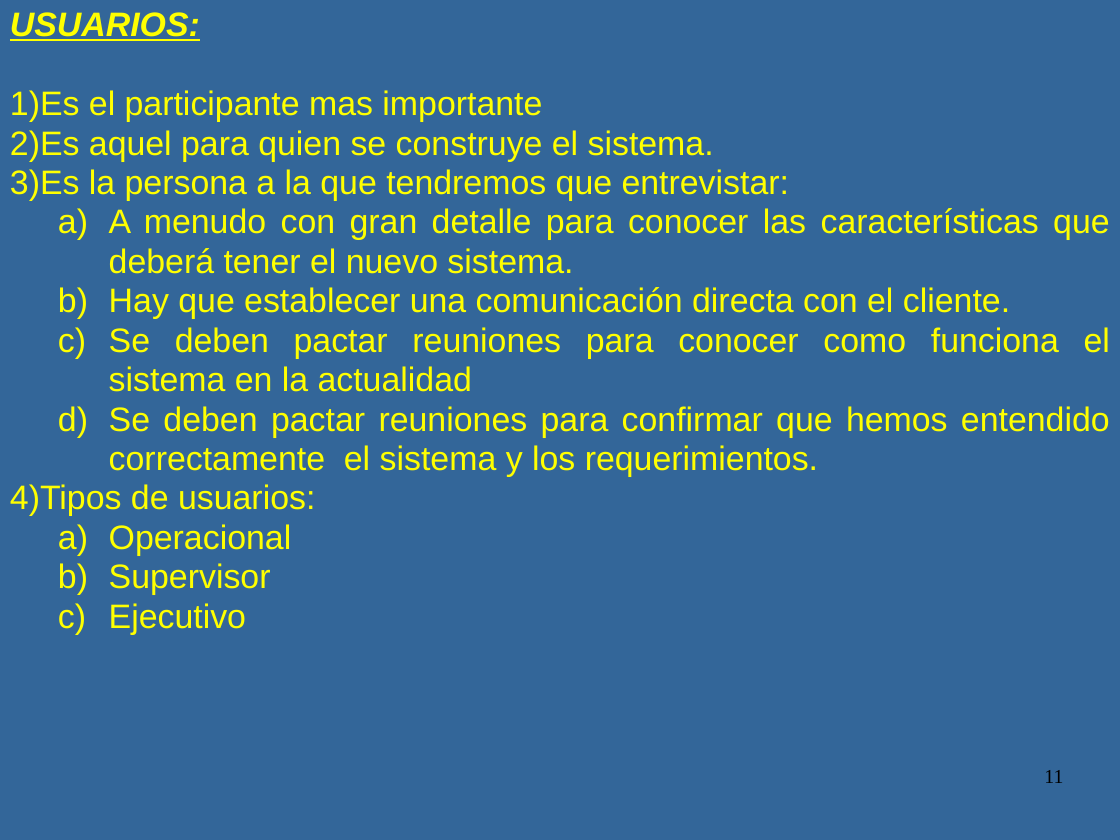
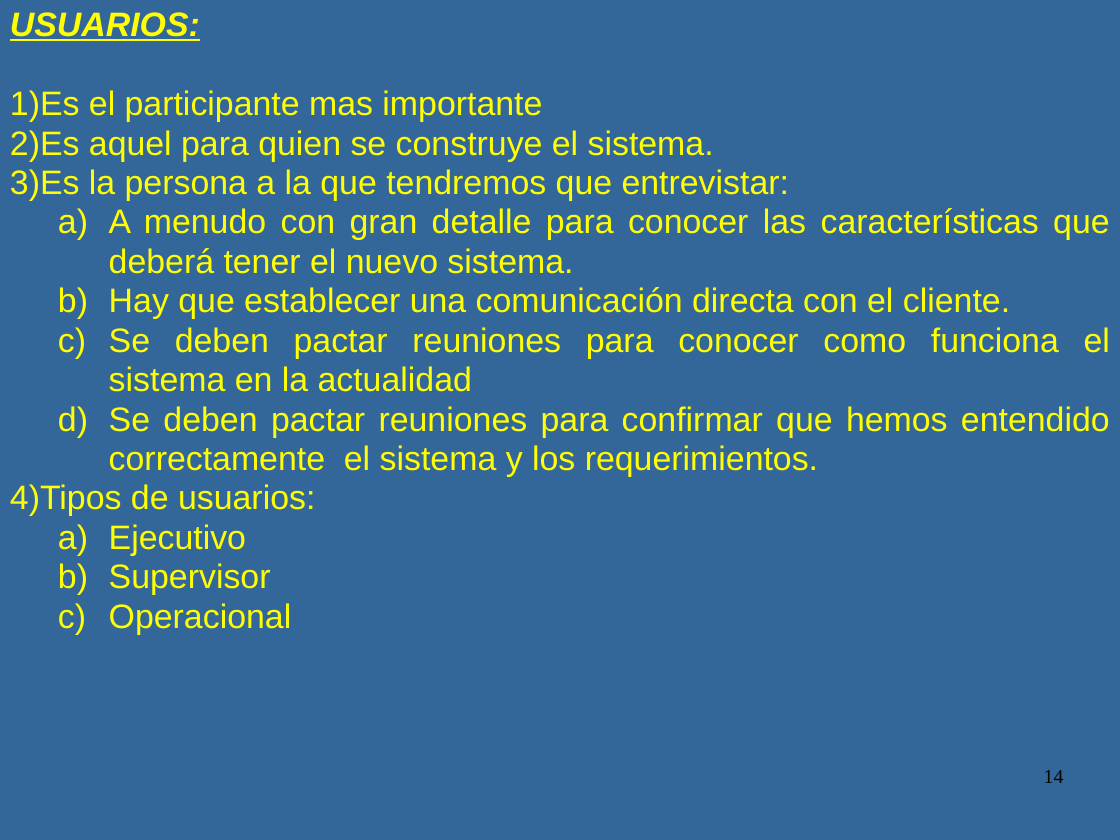
Before and after one commit to luismagarinos/Material-de-estudio-2023---MOO, a slide deck: slide 14 of Metodologia de Sistemas 2023.ppt (slide 11 before the commit). Drawn at 1120x840 pixels with LibreOffice and Linux fonts; fonts in the diff are those of the drawing. Boxes give left, top, right and bottom in pixels: in the first picture for what was removed or moved away, otherwise in the second. Text is boxed around its words. In the diff, an @@ line names an element or a change of style, - is before the commit and + after.

```diff
--- a/Metodologia de Sistemas 2023.ppt
+++ b/Metodologia de Sistemas 2023.ppt
@@ text at [109, 524, 271, 595]: paragraphs added @@
+  a) Ejecutivo
+  b) Supervisor
@@ text at [109, 563, 271, 635]: paragraphs removed @@
-  b) Supervisor
-  c) Ejecutivo
@@ page number at [1044, 770, 1064, 783]: text changed @@
-11
+14
```
Also in this commit, not shown: 11 other slides changed, 4 slides added, 1 slide removed.
